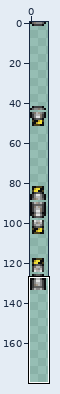
Sprite sheet, stored at Content/Tiles/Furniture/MoonBase/MoonBaseBulkheadOpen.png. The picture above shows the old version from afar; the outline marks the close-up.
Close-up. Before the edit:
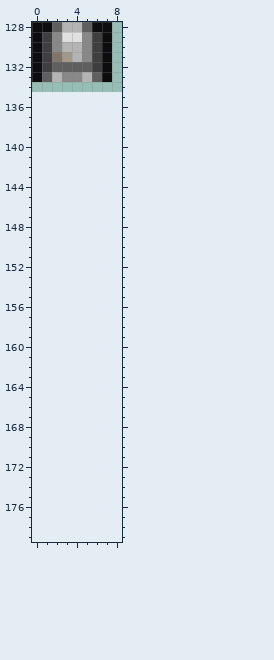
The file is 18x270 pixels, drawn in blocks of 2x2; one block is one cell here. Shown: x 0..8, y 128..179. The old version is drawn lined up with the new one, on the new canvas.
The same view after the edit:
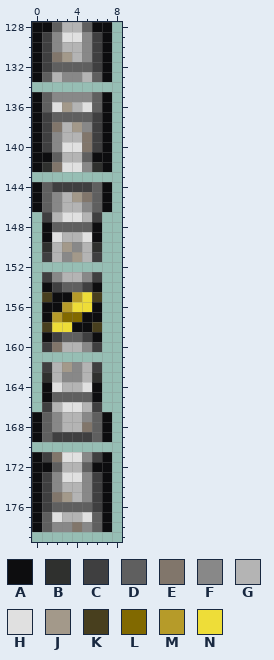
Palette (. is transparent): A #0d0d0f  B #2f302e  C #3f3f40  D #5f5f5f  E #81766b  F #888888  G #b4b4b4  H #e0e0e0  J #a3998a  K #483f1e  L #816900  M #b69b29  N #eedd38
Diff:
canvas 9x135 -> 9x180
The edit adds colour A in rows 135 to 140 at x 0 and 7; in row 141 at x 0 to 1 and 6 to 7; in row 142 at x 0 and 7; in rows 144 to 146 at x 0 and 7; in rows 148 to 149 at x 1 and 6; in row 154 at x 1 and 6.
The edit adds colour A in row 155 at x 2 to 3; in row 156 at x 1 to 2 and 6; in row 157 at x 1 and 5 to 6; in row 158 at x 4 to 5; in row 159 at x 1 and 6; in rows 164 to 165 at x 1 and 6.
The edit adds colour A in rows 167 to 169 at x 0 and 7; in row 171 at x 0 and 7; in row 172 at x 0 to 1 and 6 to 7; in rows 173 to 178 at x 0 and 7.
The edit adds colour B in row 142 at x 1 and 6; in row 150 at x 1 and 6; in row 163 at x 1 and 6.
The edit adds colour C in rows 137 to 140 at x 1 and 6; in row 144 at x 2 to 5; in row 147 at x 1 and 6; in row 151 at x 1 and 6; in row 153 at x 1 and 6; in row 154 at x 2 and 5.
The edit adds colour C in row 159 at x 2 and 5; in row 160 at x 1 and 6; in row 162 at x 1 and 6; in row 166 at x 1 and 6; in row 169 at x 2 to 5; in row 171 at x 1 and 6.
The edit adds colour C in rows 173 to 176 at x 1 and 6.
The edit adds colour D in rows 135 to 136 at x 1 and 6; in row 137 at x 2 to 5; in row 141 at x 2 and 5; in rows 144 to 146 at x 1 and 6; in row 148 at x 2 to 5; in row 154 at x 3 to 4.
The edit adds colour D in row 159 at x 3 to 4; in row 165 at x 2 to 5; in rows 167 to 169 at x 1 and 6; in row 172 at x 2 and 5; in row 176 at x 2 to 5; in rows 177 to 178 at x 1 and 6.
The edit adds colour E in row 138 at x 2; in rows 139 to 140 at x 5; in row 142 at x 2; in row 145 at x 5; in row 160 at x 2; in row 168 at x 5.
The edit adds colour E in row 171 at x 2; in row 175 at x 2; in row 178 at x 4.
The edit adds colour F in row 135 at x 2 to 5; in row 138 at x 5; in rows 139 to 140 at x 2; in row 142 at x 5; in row 145 at x 2; in row 146 at x 2 and 5.
The edit adds colour F in row 150 at x 4; in row 151 at x 3; in row 153 at x 2 and 5; in row 160 at x 5; in row 162 at x 4; in row 163 at x 3 to 4.
The edit adds colour F in row 167 at x 2 and 5; in row 168 at x 2; in row 171 at x 5; in rows 173 to 174 at x 2 and 5; in row 175 at x 5; in row 178 at x 2 to 3 and 5.
The edit adds colour G in row 136 at x 4; in row 138 at x 3; in row 139 at x 3 to 4; in row 141 at x 3 to 4; in row 145 at x 3; in row 146 at x 3 to 4.
The edit adds colour G in row 147 at x 2 and 5; in row 149 at x 3 to 4; in rows 150 to 151 at x 2 and 5; in row 153 at x 3 to 4; in row 160 at x 3 to 4; in rows 162 to 163 at x 2 and 5.
The edit adds colour G in row 164 at x 3 to 4; in row 166 at x 2 and 5; in rows 167 to 168 at x 3 to 4; in row 172 at x 3 to 4; in row 174 at x 3 to 4; in row 175 at x 4.
The edit adds colour G in row 177 at x 3 to 4.
The edit adds colour H in row 136 at x 2 and 5; in row 140 at x 3 to 4; in row 142 at x 3 to 4; in row 147 at x 3 to 4; in row 149 at x 2 and 5; in row 164 at x 2 and 5.
The edit adds colour H in row 166 at x 3 to 4; in row 171 at x 3 to 4; in row 173 at x 3 to 4; in row 177 at x 2 and 5.
The edit adds colour J in row 136 at x 3; in row 138 at x 4; in row 145 at x 4; in row 150 at x 3; in row 151 at x 4; in row 162 at x 3.
The edit adds colour J in row 175 at x 3.
The edit adds colour K in row 155 at x 1 and 6; in row 158 at x 1 and 6.
The edit adds colour L in row 157 at x 3 to 4.
The edit adds colour M in row 155 at x 4; in row 156 at x 3; in row 157 at x 2.
The edit adds colour N in row 155 at x 5; in row 156 at x 4 to 5; in row 158 at x 2 to 3.
